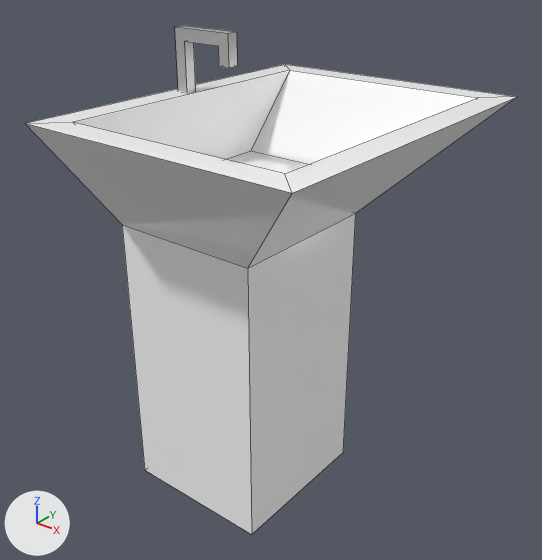
Before and after pictures for a commit that changed the Blender file packages/units/bathroom_sink_1/assets/bathroom_sink_1.blend.
The view is the same before and after, from a 50 mm camera at (0.669, -0.873, 0.949) aimed at (-0.021, -0.01, 0.414). Arrows for +X, +Y and +Z are at lower left; the lights stay in place. The older version comes first. Mesh edges are drawn as thin lines.

Objects in the first picture: 'Würfel', 'Würfel.004'.
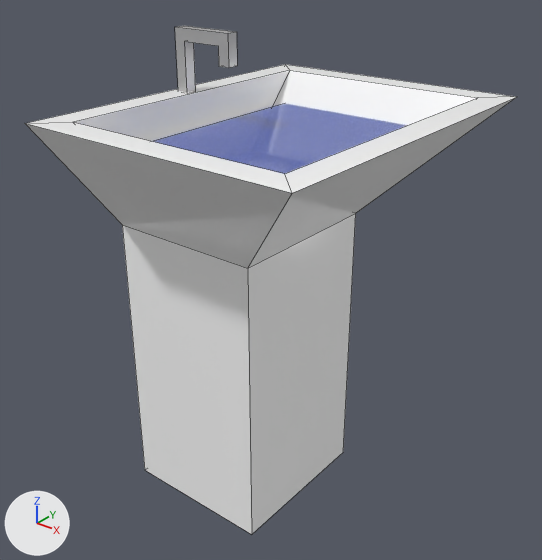
Scene script edits in JSON lines:
```json
{"op": "add", "block": "mat_water", "code": ["mat_water = principled_material('water')", "mat_water.base_color = (0.016, 0.0908, 0.604)  # blue #2255cc", "mat_water.metallic = 0.5", "mat_water.roughness = 2.0", "mat_water.alpha = 0.6"]}
{"op": "add", "block": "me_fläche", "code": ["me_fläche = bpy.data.meshes.new('Fläche')", "me_fläche.from_pydata([(-0.186, -0.246, 0.0), (0.186, -0.246, 0.0), (-0.186, 0.246, 0.0), (0.186, 0.246, 0.0)], [], [(0, 1, 3, 2)])", "me_fläche.materials.append(mat_water)  # blue #2255cc"]}
{"op": "add", "block": "ob_water", "code": ["ob_water = bpy.data.objects.new('water', me_fläche)", "ob_water.location = (0.0, 0.0, 0.646)", "ob_water.scale = (0.85, 0.85, 1.0)"]}
```

Where the change shows, as pixel boxes [x1, y1, x2, y2] in the pictures (542 x 560 px):
```json
{"object": "water", "change": "added", "after": [152, 103, 407, 174]}
```
